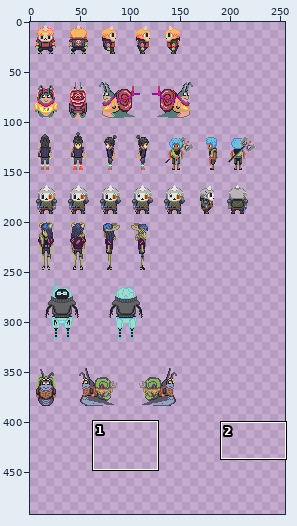
Two versions of one sprite sheet, Assets/ImportedAssets/Sprites/NPC's/StationRegulars/stationResident.png. Above, an overview of the earlier version with the close-up marked.
Close-up. Before the edit:
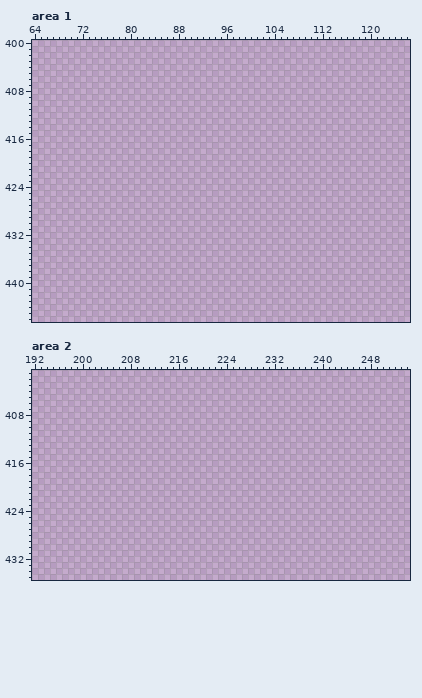
The file is 277x500 pixels. Colours within 5 levels of each other are drawn and written as one. Shown: area 1: x 64..126, y 400..446; area 2: x 192..254, y 401..435. The wide view leaves out empty margins. The commit also changed other parts of the picture, which this record leaves out.
After the commit:
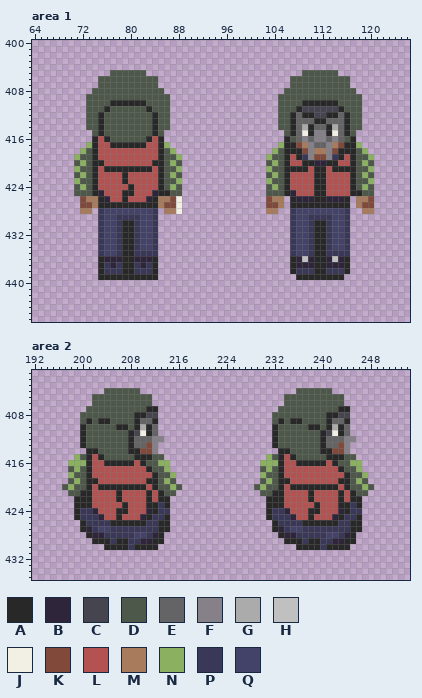
Palette (. is transparent): A #282828  B #2f253b  C #45444f  D #4e584a  E #646365  F #868188  G #ababab  H #c0c0c0  J #f2f0e5  K #80493a  L #b45252  M #a77b5b  N #8ab060  P #3a3858  Q #43436a
From old to new:
--- area 1
@@ x 64..126 @@
 404 ...............................................................
-405 ...............................................................
-406 ...............................................................
-407 ...............................................................
-408 ...............................................................
-409 ...............................................................
-410 ...............................................................
-411 ...............................................................
-412 ...............................................................
-413 ...............................................................
-414 ...............................................................
-415 ...............................................................
-416 ...............................................................
-417 ...............................................................
-418 ...............................................................
-419 ...............................................................
-420 ...............................................................
-421 ...............................................................
-422 ...............................................................
-423 ...............................................................
-424 ...............................................................
-425 ...............................................................
-426 ...............................................................
-427 ...............................................................
-428 ...............................................................
-429 ...............................................................
-430 ...............................................................
-431 ...............................................................
-432 ...............................................................
-433 ...............................................................
-434 ...............................................................
-435 ...............................................................
-436 ...............................................................
-437 ...............................................................
-438 ...............................................................
-439 ...............................................................
+405 .............DDDDDD..........................DDDDDD............
+406 ...........DDDDDDDDDD......................DDDDDDDDDD..........
+407 ...........DDDDDDDDDD......................DDDDDDDDDD..........
+408 ..........DDDDDDDDDDDD....................DDDDDDDDDDDD.........
+409 .........DDDDDDDDDDDDDD..................DDDDDDDDDDDDDD........
+410 .........DDDDAAAAAADDDD..................DDDDAAAAAADDDD........
+411 .........DDDADDDDDDADDD..................DDDACCCCCCADDD........
+412 .........DDADDDDDDDDADD..................DDAEAACCAAEADD........
+413 .........DDADDDDDDDDADD..................DDAEEEAAEEEADD........
+414 .........DDADDDDDDDDADD..................DDAEGAEEAGEADD........
+415 ..........DADDDDDDDDAD....................DAEJAFFAJEAD.........
+416 ..........ALADDDDDDALA....................ADEFEFFEFEDA.........
+417 .........NALLAAAAAALLAN..................NAAKMFEEFMKAAN........
+418 ........NDALLLLLLLLLLADN................NDAAAKFMMFKAAADN.......
+419 .......NDDALLLLLLLLLLADDN..............NDDALAPFKKFPALADDN......
+420 .......DNDAALLLLLLLLAADND..............DNDALLAABBAALLADND......
+421 .......NDDALAAAAAAAALADDN..............NDDAAAALAALAAAADDN......
+422 .......DNDALLLLALLLLLADND..............DNDALLLLAALLLLADND......
+423 .......NDDALLLLALLLLLADDN..............NDDALLLLAALLLLADDN......
+424 .......DNDALLLLLALLLLADND..............DNDALLLLAALLLLADND......
+425 .......DDDABLLLAALLLBAADD..............DDDABLLLAALLLLAADD......
+426 ........KMMABLLALLLBAMMKJ..............KMM.ABBBAABBBA.MMK......
+427 ........KKMAAAAAAAAAAMKKJ..............KKM.AAAAAAAAAA.MKK......
+428 ........MM.PQQQQQQQQP.MMJ..............MM..PQQQQQQQQP..MM......
+429 ...........PQQPPPPQQP......................PQQPPPPQQP..........
+430 ...........PQQPAAPQQP......................PQQPAAPQQP..........
+431 ...........PQQPAAPQQP......................PQQPAAPQQP..........
+432 ...........PQQPAAPQQP......................PQQPAAPQQP..........
+433 ...........PQQPAAPQQP......................PQQPAAPQQP..........
+434 ...........PQQPAAPQQP......................PQQPAAPQQP..........
+435 ...........PQQPAAPPPP......................PQQPAAPPPP..........
+436 ...........ABBBAABBBA......................ABHBAABHBA..........
+437 ...........APBPAAPBPA......................ABBBAABBBA..........
+438 ...........APPPAAPPPA......................APPPAAPPPA..........
+439 ...........AAAAAAAAAA.......................AAAAAAAA...........
 440 ...............................................................
--- area 2
@@ x 192..254 @@
 403 ...............................................................
-404 ...............................................................
-405 ...............................................................
-406 ...............................................................
-407 ...............................................................
-408 ...............................................................
-409 ...............................................................
-410 ...............................................................
-411 ...............................................................
-412 ...............................................................
-413 ...............................................................
-414 ...............................................................
-415 ...............................................................
-416 ...............................................................
-417 ...............................................................
-418 ...............................................................
-419 ...............................................................
-420 ...............................................................
-421 ...............................................................
-422 ...............................................................
-423 ...............................................................
-424 ...............................................................
-425 ...............................................................
-426 ...............................................................
-427 ...............................................................
-428 ...............................................................
-429 ...............................................................
-430 ...............................................................
+404 ............DDDDDD..........................DDDDDD.............
+405 ..........DDDDDDDDDD......................DDDDDDDDDD...........
+406 ..........DDDDDDDDDD......................DDDDDDDDDD...........
+407 .........DDDDDDDDDDAA....................DDDDDDDDDDAA..........
+408 ........DDDDDDDDDAACC...................DDDDDDDDDAACC..........
+409 ........DADAADDDDAEEA...................DADAADDDDAEEA..........
+410 ........ADDDDDAADAGAE...................ADDDDDAADAGAE..........
+411 ........ADDDDDDDACJAE...................ADDDDDDDACJAE..........
+412 ........ADDDDDDDAEEEFF..................ADDDDDDDAEEEFF.........
+413 ........ADDDDDDDAEEKF...................ADDDDDDDAEEKF..........
+414 .........AADDDDDAAKKF....................AADDDDDAAKKF..........
+415 .......NDALADDDDDAAADD.................NDALADDDDDAAADD.........
+416 ......NNNALLAAAAALADDNN...............NNNALLAAAAALADDNN........
+417 ......DNDALLLLLLLLLADDN...............DNDALLLLLLLLLADDN........
+418 ......NDDALLLLLLLLLLADDN..............NDDALLLLLLLLLLADDN.......
+419 ......DNDAALLLLLLLLAADND..............DNDAALLLLLLLLAADND.......
+420 .....DNDDALAAAAAAAALADDND............DNDDALAAAAAAAALADDND......
+421 ......DDAALLLLALLLLALADD..............DDAALLLLALLLLALADD.......
+422 .......AAALLLLALLLLALAA................AAALLLLALLLLALAA........
+423 .......AAALLLLLALLLAAPA................AAALLLLLALLLAAPA........
+424 .......APPBLLLAALLLBAPP................APPBLLLAALLLBAPP........
+425 .......APPPBLLALLLBAPPA................APPPBLLALLLBAPPA........
+426 ........APPPPAAAAAAPPAA.................APPPPAAAAAAPPAA........
+427 ........ABPQQPPPPPPPPAA.................ABPQQPPPPPPPPAA........
+428 .........ABBPPPPPQQPBA...................ABBPPPPPQQPBA.........
+429 ..........AAAPAAPPBBAA....................AAAPAAPPBBAA.........
+430 ............AAAAPAAAA.......................AAAAPAAAA..........
 431 ...............................................................
